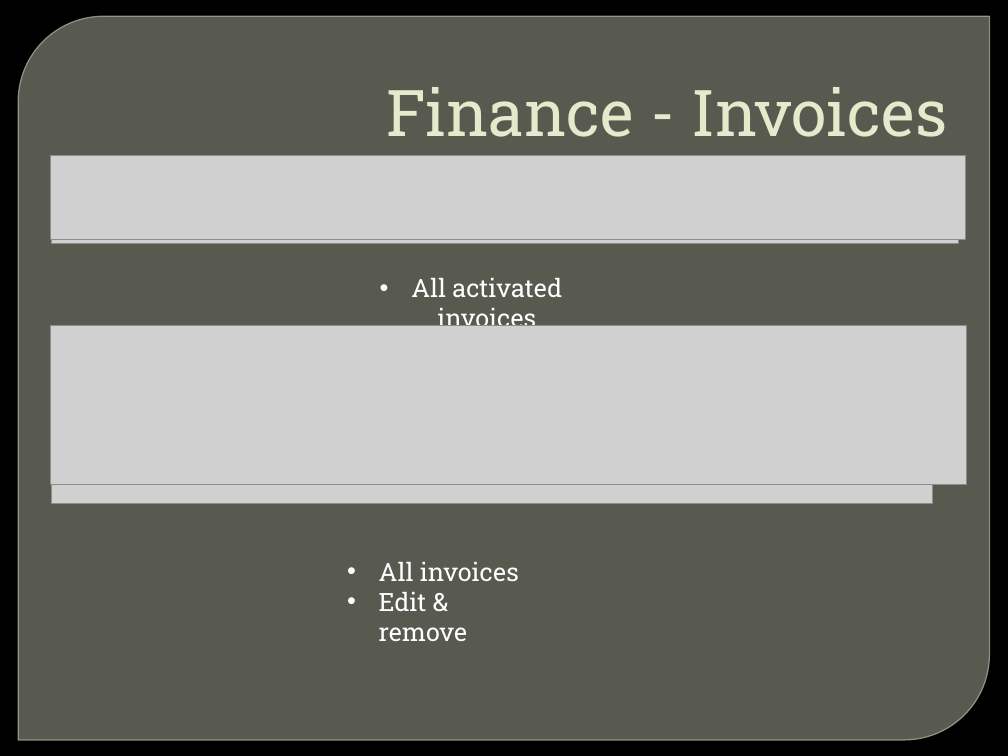
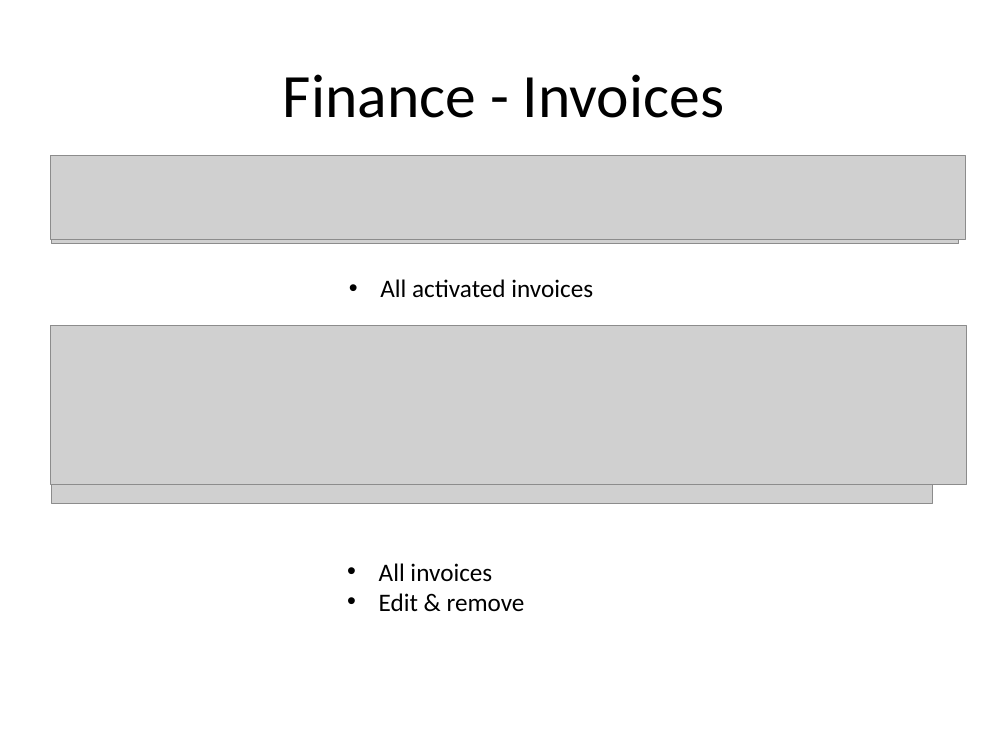
Before and after one commit to Mediagroup5/BarrocIt, a slide deck: slide 5 of barroc_Presentation.pptm. Drawn at 1008x756 pixels with LibreOffice and Linux fonts; fonts in the diff are those of the drawing; grey boxes stand for pictures; background and template pictures are left out. Boxes give left, top, right and bottom in pixels: in the first picture for what was removed or moved away, otherwise in the second. Text is boxed around its words. In the diff, an @@ line names an element or a change of style, - is before the commit and + after.

```diff
--- a/barroc_Presentation.pptm
+++ b/barroc_Presentation.pptm
@@ background picture (left out) to #FFFFFF @@
@@ round diag rect removed at [18, 16, 990, 740] @@
@@ title "Finance - Invoices" at [283, 74, 724, 118]: size 46 to 44 pt, font Roboto Slab to Calibri, text colour #E7EACB to #000000; alignment right to centre; indent changed; vertical alignment bottom to middle @@
@@ rectangle removed at [65, 157, 947, 158] @@
@@ text "All activated invoices" at [380, 279, 593, 298]: font Roboto Slab to Calibri, text colour #FFFFFF to #000000 @@
@@ text "All invoices" at [379, 563, 525, 611]: font Roboto Slab to Calibri, text colour #FFFFFF to #000000 @@
```
Also in this commit, not shown: 15 other slides changed, 1 slide removed.
